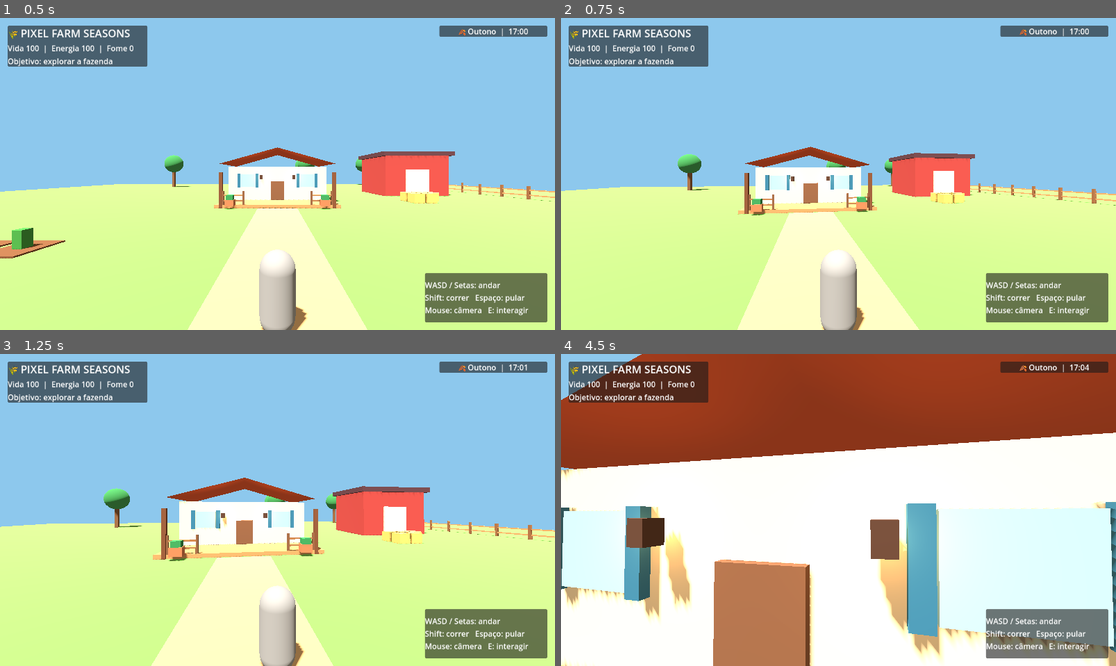
Above: before the commit, frames 1-4 (two rows, left to right).
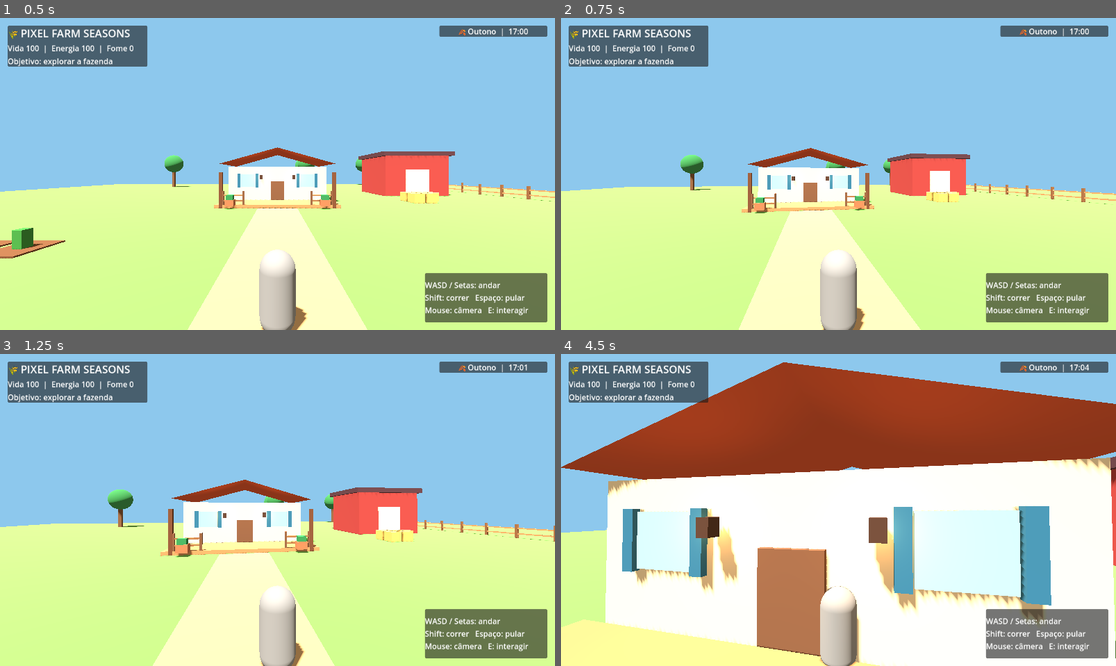
Above: after the commit, the same moments.

Repository: juniordev830/pixel-farm-seasons
Game: Godot game, scene res://main.tscn
Two runs of this game, one before a commit and one after it. Both use one fixed random seed, a clock stepped at 60 frames per second and the inputs below.
Inputs (mouse positions are in pixels of both pictures, inside the frame that each line leads up to):
- Up to frame 1 (0.5 s): no input
- Up to frame 2 (0.75 s): tap Enter (ui_accept) at 0.5 s; move the mouse to (866, 174) at 0.52 s; hold Up (ui_up) from 0.53 s (still down); hold Shift from 0.53 s (still down)
- Up to frame 3 (1.25 s): keep holding Up (ui_up); keep holding Shift; tap Enter (ui_accept) at 0.77 s; tap E at 0.8 s
- Up to frame 4 (4.5 s): keep holding Up (ui_up); move the mouse to (810, 510) at 1.27 s; release Shift at 1.28 s; tap E at 1.35, 2.3, 2.85, 3.8 s; tap Enter (ui_accept) at 1.52, 3.02, 3.77 s; tap Shift at 1.55, 3.05, 4.35 s; move the mouse to (849, 503) at 2.02 s; hold Shift 2.03-2.78 s; move the mouse to (832, 516) at 2.77 s; move the mouse to (877, 513) at 3.52 s; hold Space 3.53-4.28 s; move the mouse to (794, 506) at 4.27 s

Frame 1 is identical in both runs. In frame 2, 2.3% of the frame differs, in the area x 0-100%, y 41-100%; in frame 3, 3.7%; in frame 4, 49%, in the area x 0-100%, y 0-100%.
Error before the commit: Invalid access to property or key 'environment' on a base object of type 'null instance'. (res://day_night_controller.gd:46)
Error after the commit: Attempt to call function 'add_excluded_object' in base 'null instance' on a null instance. (res://third_person_controller.gd:14)

Commit message:
feat: camera-relative third-person movement and collision-aware spring arm

Diff:
--- a/godot/third_person_controller.gd
+++ b/godot/third_person_controller.gd
@@ -1,23 +1,29 @@
 extends CharacterBody3D
-## Third-person controller: WASD/arrows, Shift sprint, Space jump, mouse camera.
-@export var walk_speed := 4.5
-@export var sprint_speed := 7.0
-@export var jump_velocity := 4.5
-@export var mouse_sensitivity := 0.0025
+## Third-person camera with collision-aware spring arm and camera-relative movement.
+@export var walk_speed: float = 4.5
+@export var sprint_speed: float = 7.0
+@export var jump_velocity: float = 4.5
+@export var mouse_sensitivity: float = 0.0025
+@export var acceleration: float = 18.0
 @onready var camera_pivot: Node3D = $CameraPivot
-@onready var interaction_ray: RayCast3D = $CameraPivot/Camera3D/InteractionRay
+@onready var camera: Camera3D = $CameraPivot/SpringArm3D/Camera3D
+@onready var interaction_ray: RayCast3D = $CameraPivot/SpringArm3D/Camera3D/InteractionRay
 
 func _ready() -> void:
     Input.mouse_mode = Input.MOUSE_MODE_CAPTURED
+    $CameraPivot/SpringArm3D.add_excluded_object(get_rid())
 
 func _unhandled_input(event: InputEvent) -> void:
+    if event is InputEventMouseButton and event.pressed and Input.mouse_mode == Input.MOUSE_MODE_VISIBLE:
+        Input.mouse_mode = Input.MOUSE_MODE_CAPTURED
     if event is InputEventMouseMotion and Input.mouse_mode == Input.MOUSE_MODE_CAPTURED:
-        rotate_y(-event.relative.x * mouse_sensitivity)
+        camera_pivot.rotate_y(-event.relative.x * mouse_sensitivity)
         camera_pivot.rotate_x(-event.relative.y * mouse_sensitivity)
-        camera_pivot.rotation.x = clampf(camera_pivot.rotation.x, -1.1, 0.5)
+        camera_pivot.rotation.x = clampf(camera_pivot.rotation.x, -0.95, 0.45)
     if event.is_action_pressed("ui_cancel"):
         Input.mouse_mode = Input.MOUSE_MODE_VISIBLE
     if event is InputEventKey and event.pressed and not event.echo and event.keycode == KEY_E:
+        interaction_ray.force_raycast_update()
         if interaction_ray.is_colliding():
             var target := interaction_ray.get_collider()
             if target != null and target.has_method("interact"):
@@ -29,8 +35,10 @@
     if Input.is_key_pressed(KEY_SPACE) and is_on_floor():
         velocity.y = jump_velocity
     var movement := Input.get_vector("ui_left", "ui_right", "ui_up", "ui_down")
-    var direction := (transform.basis * Vector3(movement.x, 0.0, movement.y)).normalized()
-    var speed := sprint_speed if Input.is_key_pressed(KEY_SHIFT) else walk_speed
-    velocity.x = direction.x * speed
-    velocity.z = direction.z * speed
+    var direction := camera_pivot.global_transform.basis * Vector3(movement.x, 0.0, movement.y)
+    direction.y = 0.0
+    direction = direction.normalized()
+    var speed: float = sprint_speed if Input.is_key_pressed(KEY_SHIFT) else walk_speed
+    velocity.x = move_toward(velocity.x, direction.x * speed, acceleration * delta)
+    velocity.z = move_toward(velocity.z, direction.z * speed, acceleration * delta)
     move_and_slide()
